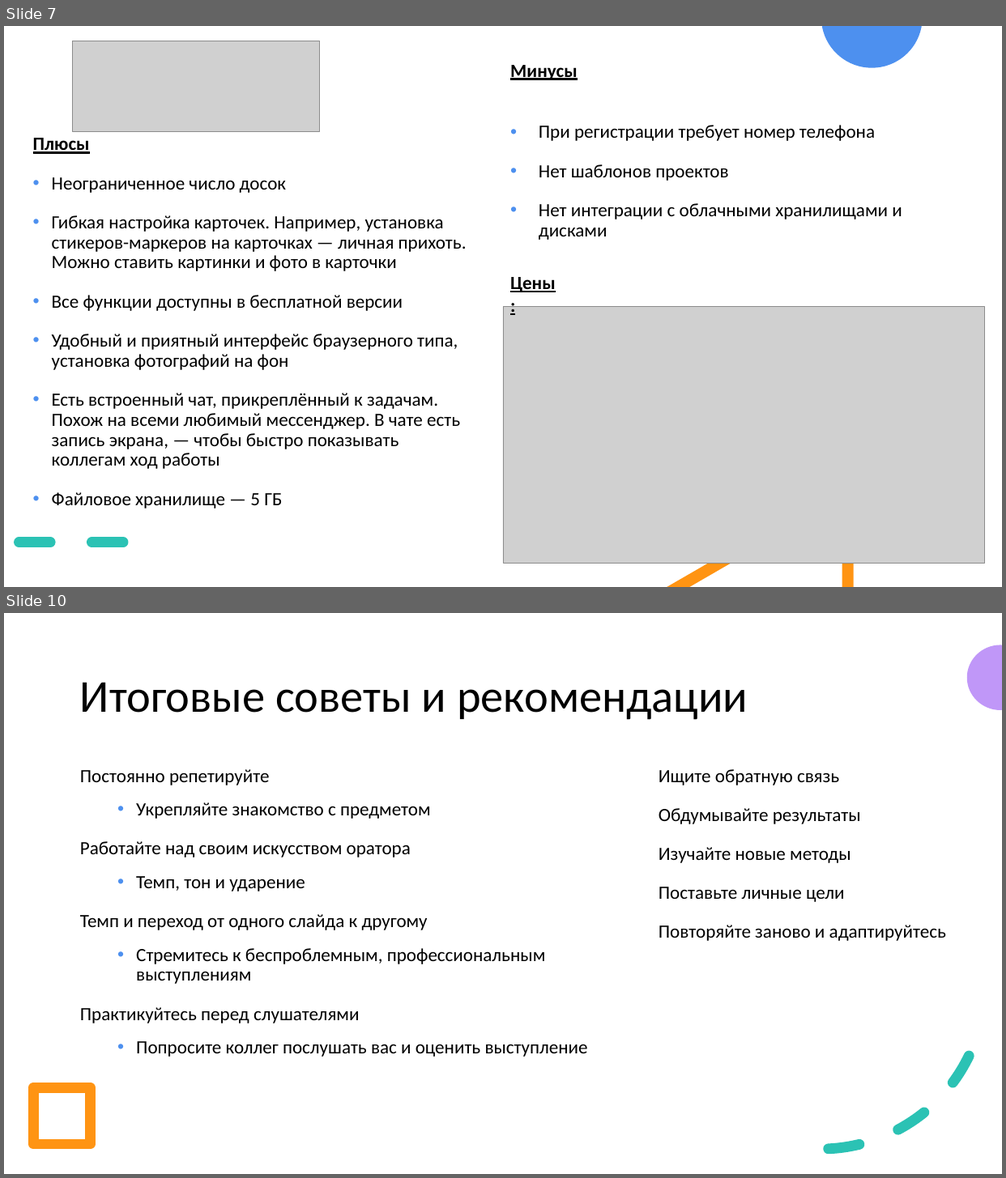
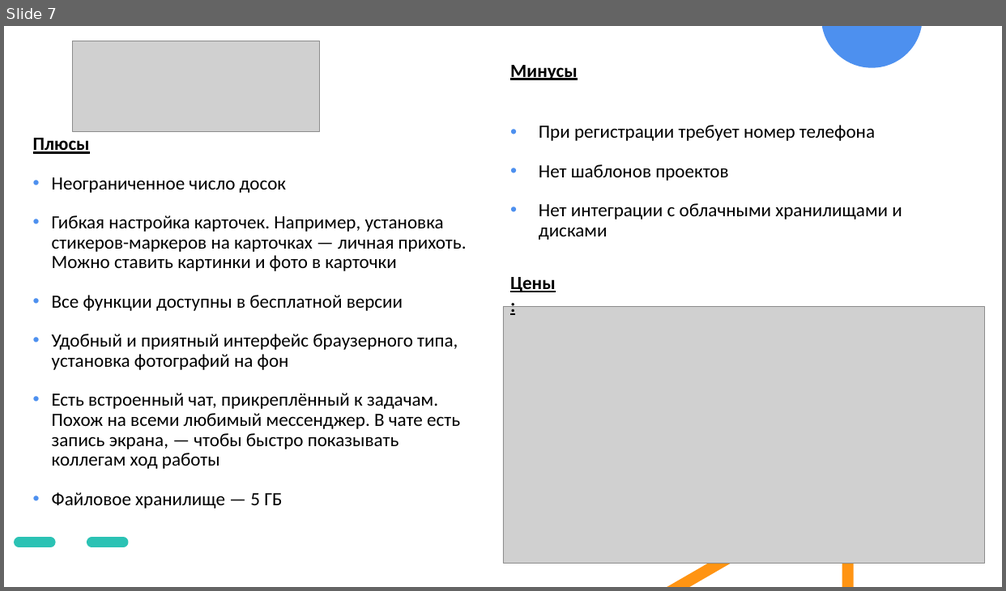
Before and after one commit to r0mbaa/Kanban-Board, a slide deck: Paperwork/РПС_Презентация_к_проекту.pptx. Shown one above the other, each under a label of ours: slides 7 and 10 before the commit, slide 7 after it; the slides between them are not shown. The pictures are 1006x1178 and 1006x591 pixels, drawn with LibreOffice and Linux fonts; fonts in the diff are those of the drawing; grey boxes stand for pictures. Boxes give left, top, right and bottom in pixels: in the first picture for what was removed or moved away, otherwise in the second. Text is boxed around its words. In the diff, an @@ line names an element or a change of style, - is before the commit and + after.

```diff
--- a/Paperwork/РПС_Презентация_к_проекту.pptx
+++ b/Paperwork/РПС_Презентация_к_проекту.pptx
@@ slide 10 removed at (4, 613, 1002, 1174), background #FFFFFF @@
@@ freeform shape removed at (967, 645, 1002, 710) @@
@@ title removed at (80, 682, 748, 720) @@
-Итоговые советы и рекомендации
@@ text removed at (80, 769, 588, 1057) @@
-Постоянно репетируйте
-  • Укрепляйте знакомство с предметом
-Работайте над своим искусством оратора
-  • Темп, тон и ударение
-Темп и переход от одного слайда к другому
-  • Стремитесь к беспроблемным, профессиональным выступлениям
-Практикуйтесь перед слушателями
-  • Попросите коллег послушать вас и оценить выступление
@@ text removed at (658, 769, 946, 941) @@
-Ищите обратную связь
-Обдумывайте результаты
-Изучайте новые методы
-Поставьте личные цели
-Повторяйте заново и адаптируйтесь
@@ arc (boxed as its full ellipse) removed at (649, 813, 993, 1157) @@
@@ rectangle removed at (34, 1088, 91, 1144) @@
```
Also in this commit, not shown: 3 slides changed, 4 slides added, 3 other slides removed.
